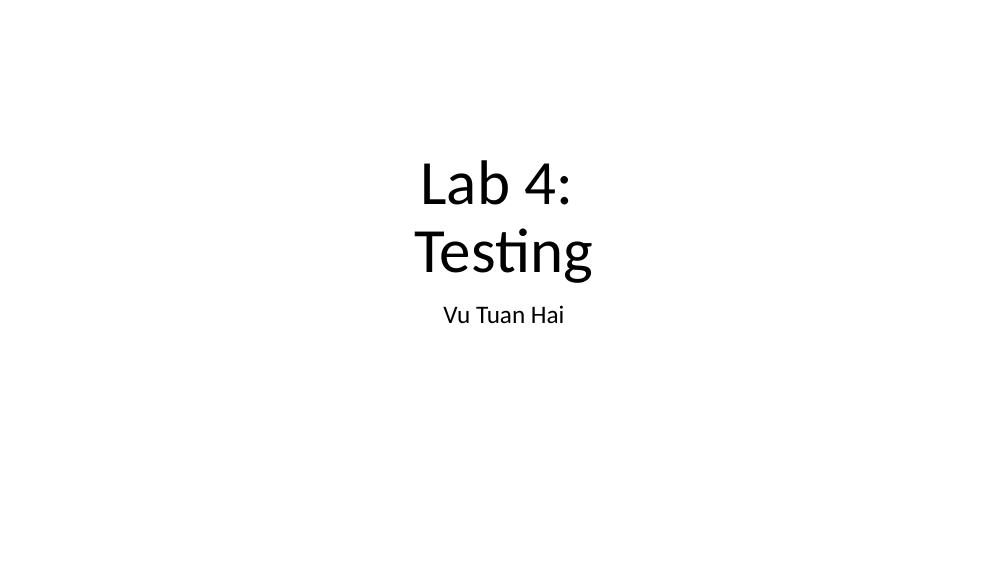
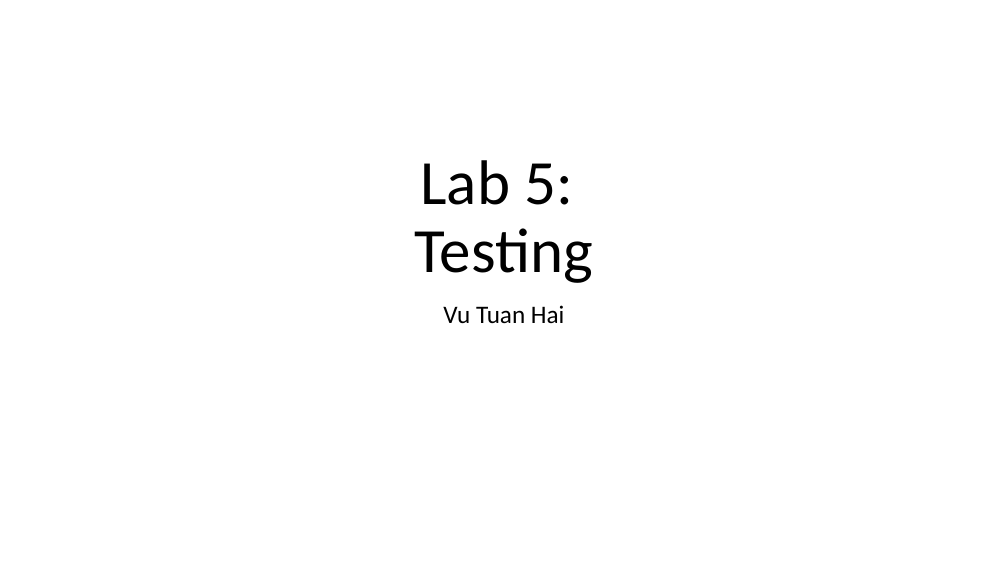
Before and after one commit to vutuanhai237/CourseMaterials, a slide deck: slide 1 of CS4273 - Introduce to Software Engineering/Lab 5. Testing.pptx. Drawn at 1008x567 pixels with LibreOffice and Linux fonts; fonts in the diff are those of the drawing. Boxes give left, top, right and bottom in pixels: in the first picture for what was removed or moved away, otherwise in the second. Text is boxed around its words. In the diff, an @@ line names an element or a change of style, - is before the commit and + after.

```diff
--- a/CS4273 - Introduce to Software Engineering/Lab 5. Testing.pptx
+++ b/CS4273 - Introduce to Software Engineering/Lab 5. Testing.pptx
@@ title at (415,160,593,283): text changed @@
-Lab 4:
-Testing
+Lab 5:
+Testing
```
Also in this commit, not shown: 3 other slides changed, 1 slide added, 3 slides removed, 17 other files.
